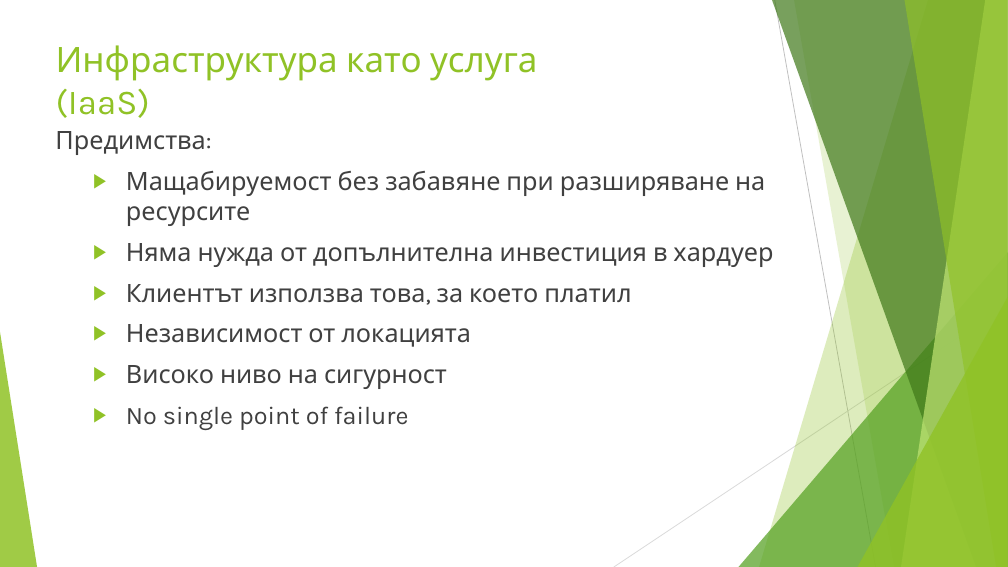
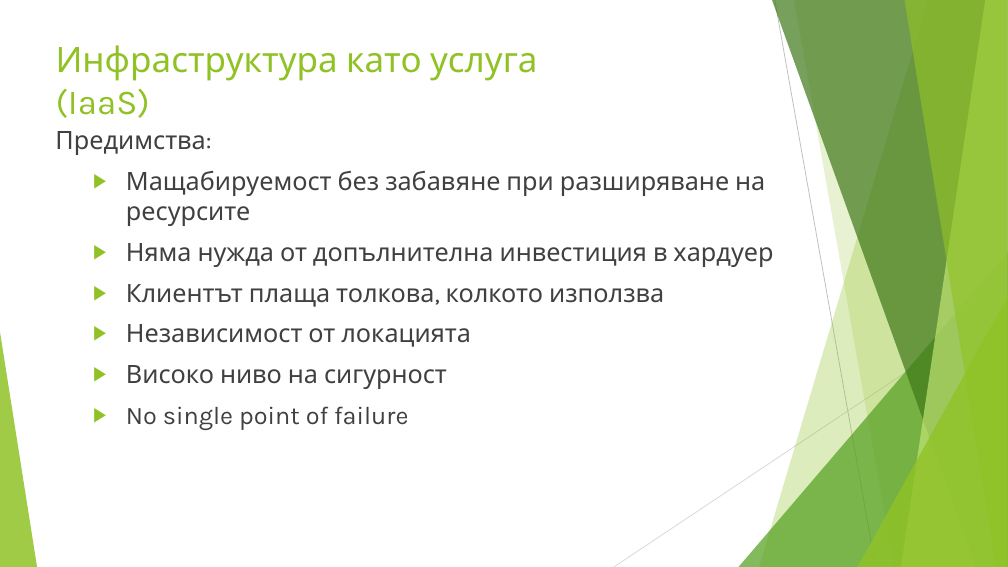
Before and after one commit to enchobelezirev/CloudComputing, a slide deck: slide 8 of CLOUD COMPUTING.pptx. Drawn at 1008x567 pixels with LibreOffice and Linux fonts; fonts in the diff are those of the drawing. Boxes give left, top, right and bottom in pixels: in the first picture for what was removed or moved away, otherwise in the second. Text is boxed around its words. In the diff, an @@ line names an element or a change of style, - is before the commit and + after.

Commit message:
PaaS text fixes. Security topic from the main content removed. Saas slides added. Updated docx file with more info

```diff
--- a/CLOUD COMPUTING.pptx
+++ b/CLOUD COMPUTING.pptx
@@ text at <box>126,284,664,307</box>: text changed @@
-  ▶ Клиентът използва това, за което платил
+  ▶ Клиентът плаща толкова, колкото използва
```
Also in this commit, not shown: 4 other slides changed, 2 slides added, 1 other file.
